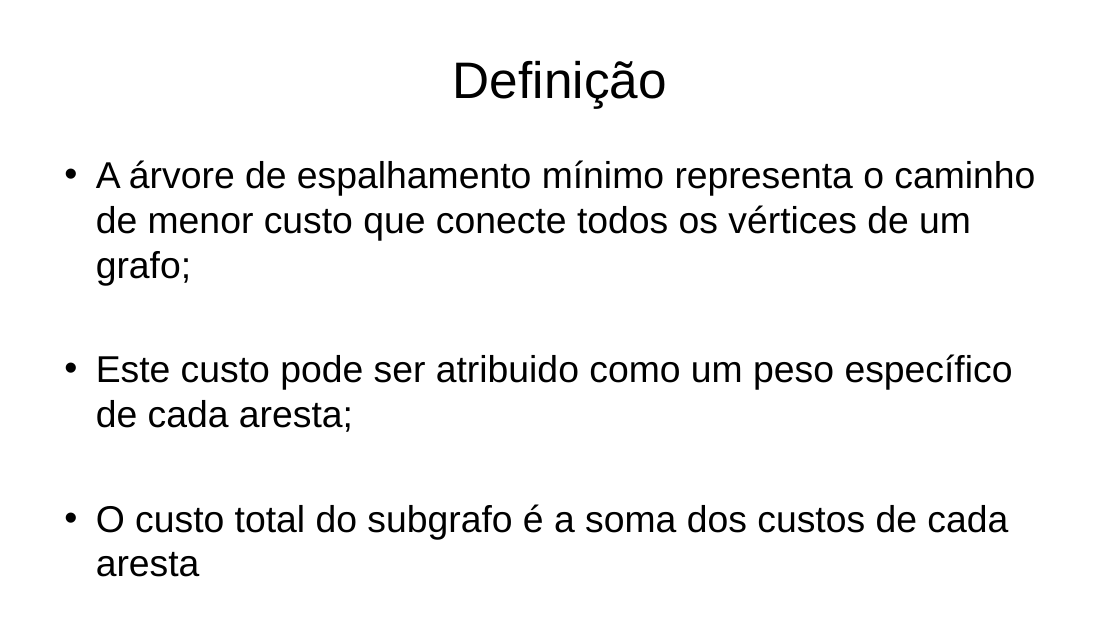
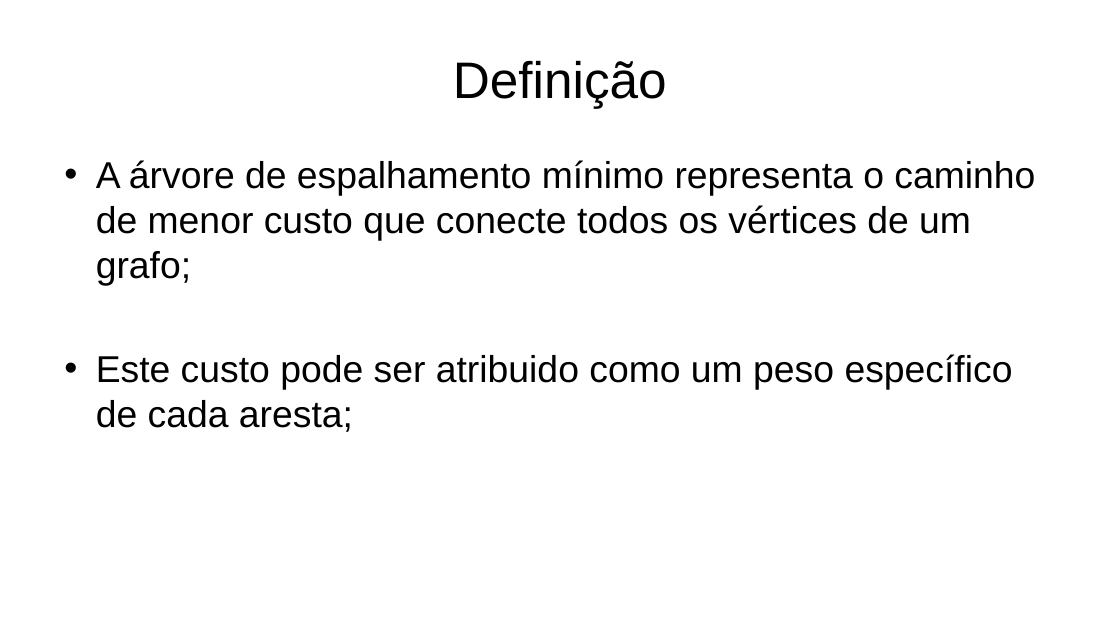
Before and after one commit to guilhermecv/proj_final_prg22015, a slide deck: slide 2 of Árvore de Espalhamento Mínimo.pptx. Drawn at 1120x630 pixels with LibreOffice and Linux fonts; fonts in the diff are those of the drawing. Boxes give left, top, right and bottom in pixels: in the first picture for what was removed or moved away, otherwise in the second. Text is boxed around its words. In the diff, an @@ line names an element or a change of style, - is before the commit and + after.

```diff
--- a/Árvore de Espalhamento Mínimo.pptx
+++ b/Árvore de Espalhamento Mínimo.pptx
@@ text at (96,504,1008,577): paragraph removed @@
-• O custo total do subgrafo é a soma dos custos de cada aresta
```
Also in this commit, not shown: 1 other slide changed, 15 other files.
